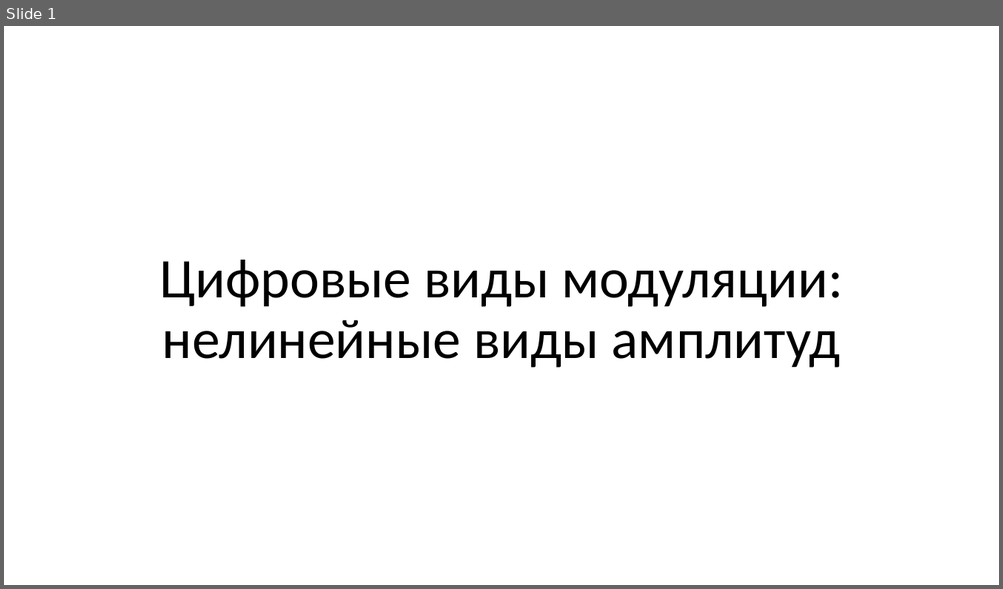
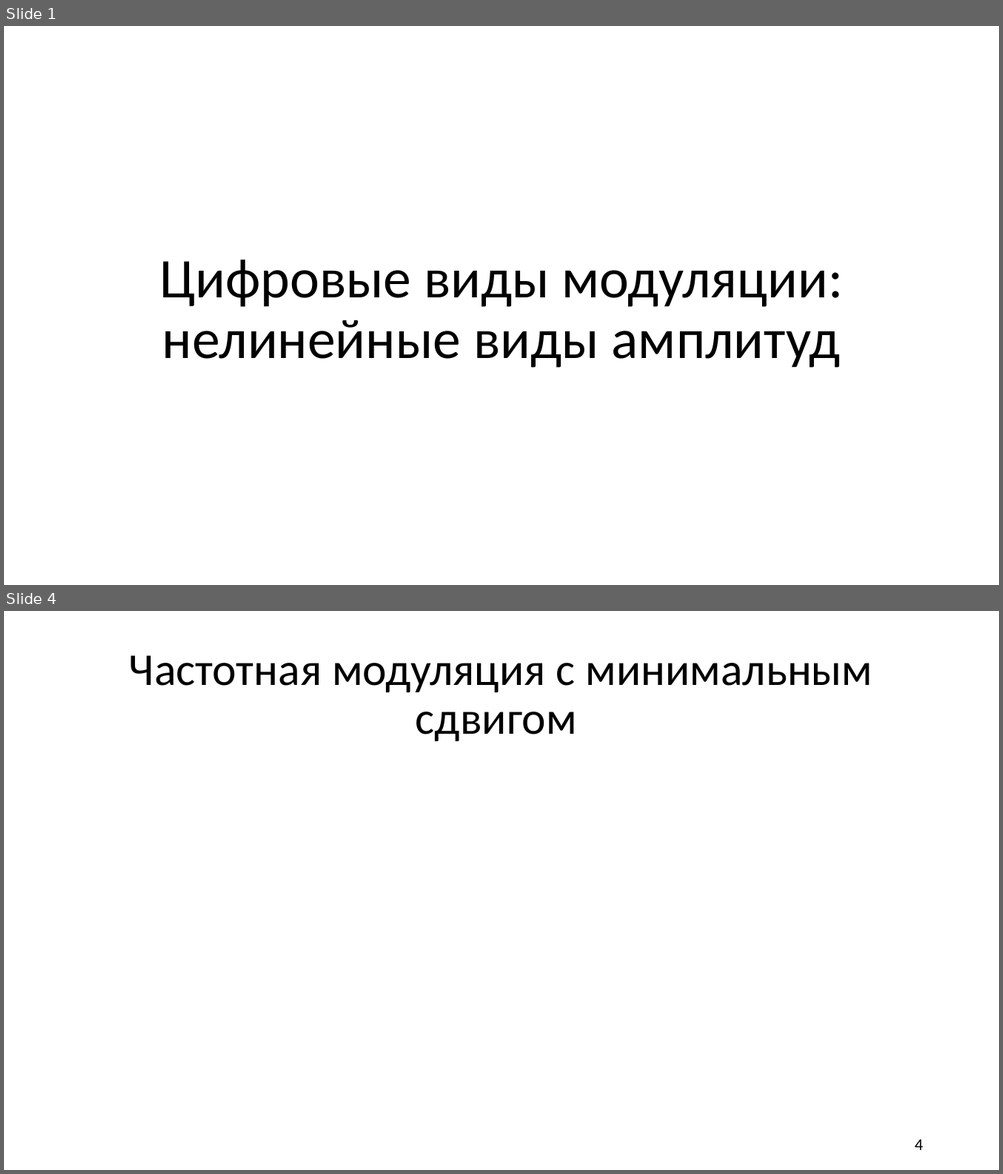
Before and after one commit to liveinscarlet/Study, a slide deck: Аверина/Нелинейная цифровая модуляция.pptx. Shown one above the other, each under a label of ours: slide 1 before the commit, slides 1 and 4 after it; the slides between them are not shown. The pictures are 1003x589 and 1003x1174 pixels, drawn with LibreOffice and Linux fonts; fonts in the diff are those of the drawing. Boxes give left, top, right and bottom in pixels: in the first picture for what was removed or moved away, otherwise in the second. Text is boxed around its words. In the diff, an @@ line names an element or a change of style, - is before the commit and + after.

```diff
--- a/Аверина/Нелинейная цифровая модуляция.pptx
+++ b/Аверина/Нелинейная цифровая модуляция.pptx
@@ slide 4 added at <box>4,611,999,1170</box>, background #FFFFFF @@
@@ title added at <box>129,655,873,741</box>, 44 pt, text #000000 @@
+Частотная модуляция с минимальным сдвигом
@@ page number added at <box>914,1139,922,1150</box>, 16 pt, text #000000 @@
+4
```
Also in this commit, not shown: 2 other slides added, 1 slide removed, 15 other files.
